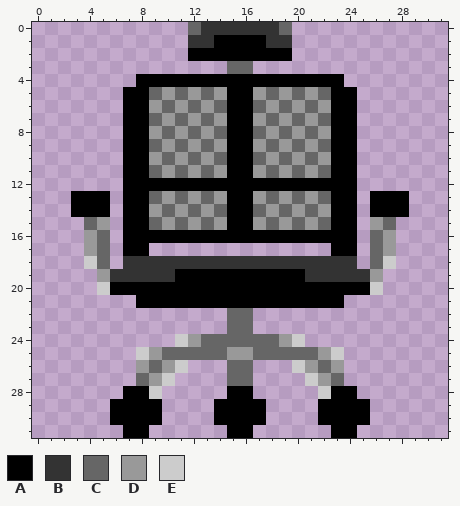
File history of a pixel-art sprite, app/sprites/chair.png. Above is the file before it was changed.
The file is 64x64 pixels, drawn in blocks of 2x2; one block is one cell here.
Palette (. is transparent): A #000000  B #333333  C #666666  D #999999  E #cccccc
Pixels before, first column x 3:
 0 .........CBBBBBBC.........
 1 .........BBAAAABB.........
 2 .........AAAAAAAA.........
 3 ............CC............
 4 .....AAAAAAAAAAAAAAAA.....
 5 ....AACDCDCDAADCDCDCAA....
 6 ....AADCDCDCAACDCDCDAA....
 7 ....AACDCDCDAADCDCDCAA....
 8 ....AADCDCDCAACDCDCDAA....
 9 ....AACDCDCDAADCDCDCAA....
10 ....AADCDCDCAACDCDCDAA....
11 ....AACDCDCDAADCDCDCAA....
12 ....AAAAAAAAAAAAAAAAAA....
13 AAA.AACDCDCDAADCDCDCAA.AAA
14 AAA.AADCDCDCAACDCDCDAA.AAA
15 .CD.AACDCDCDAADCDCDCAA.DC.
16 .DC.AAAAAAAAAAAAAAAAAA.CD.
17 .DC.AA..............AA.CD.
18 .EC.BBBBBBBBBBBBBBBBBB.CE.
19 ..DBBBBBAAAAAAAAAABBBBBD..
20 ..EAAAAAAAAAAAAAAAAAAAAE..
21 .....AAAAAAAAAAAAAAAA.....
22 ............CC............
23 ............CC............
24 ........EDCCCCCCDE........
25 .....EDCCCCCDDCCCCCDE.....
26 .....DCDE...CC...EDCD.....
27 .....CDE....CC....EDC.....
28 ....AAE.....AA.....EAA....
29 ...AAAA....AAAA....AAAA...
30 ...AAAA....AAAA....AAAA...
31 ....AA......AA......AA....
New version:
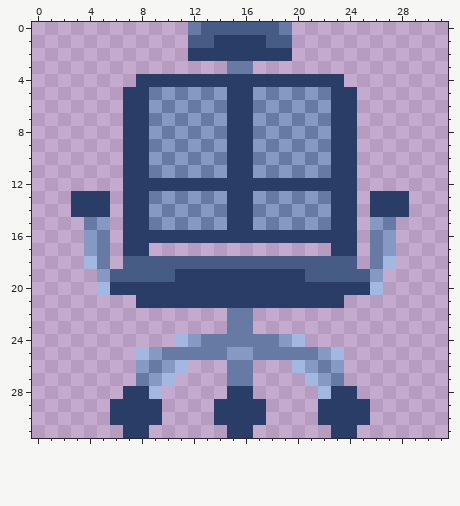
Changes in this commit:
colour A: #000000 -> #293d66
colour B: #333333 -> #475c85
colour C: #666666 -> #667aa3
colour D: #999999 -> #8599c2
colour E: #cccccc -> #a3b8e0
Changed places in both pictures, as pixel boxes (x1, y1, x2, y2):
changed: (71, 22, 409, 438)
